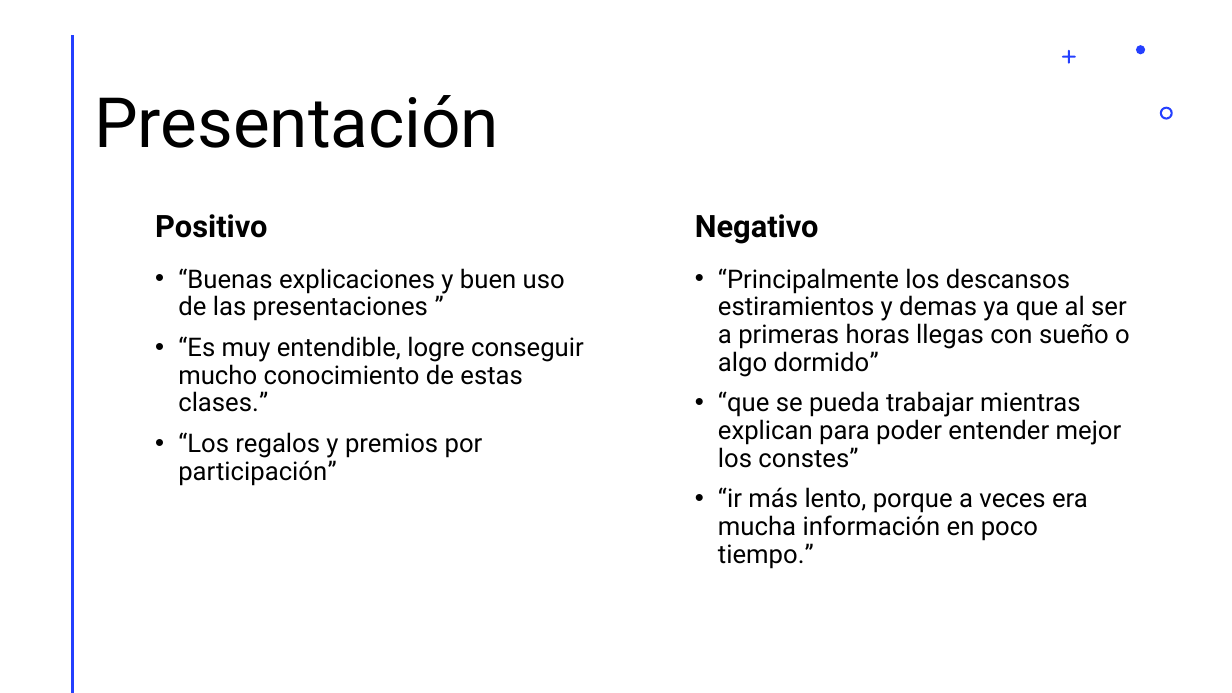
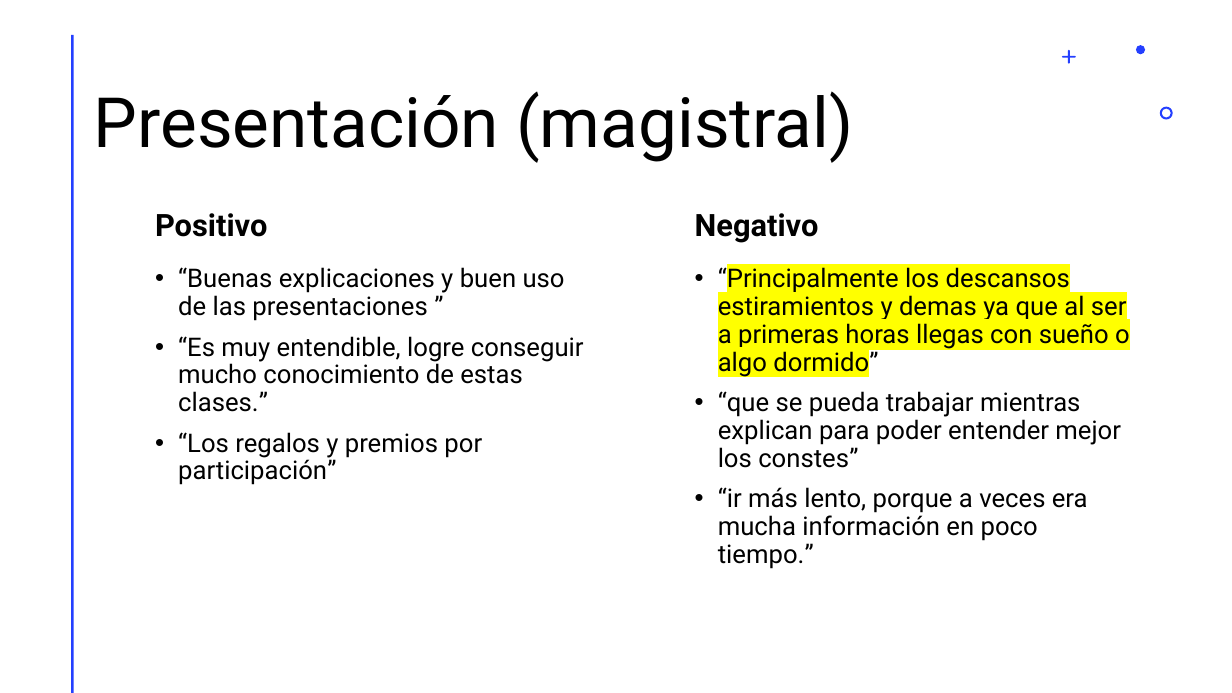
Before and after one commit to legadoTIC/DataAnalysis-2023, a slide deck: slide 4 of PRESENTATION/Ideas plasmadas en la encuesta.pptx. Drawn at 1232x693 pixels with LibreOffice and Linux fonts; fonts in the diff are those of the drawing. Boxes give left, top, right and bottom in pixels: in the first picture for what was removed or moved away, otherwise in the second. Text is boxed around its words. In the diff, an @@ line names an element or a change of style, - is before the commit and + after.

```diff
--- a/PRESENTATION/Ideas plasmadas en la encuesta.pptx
+++ b/PRESENTATION/Ideas plasmadas en la encuesta.pptx
@@ text at bbox=[94, 91, 853, 163]: text changed @@
-Presentación
+Presentación (magistral)
@@ text "“Principalmente los descansos estiramientos y ..." at bbox=[718, 264, 1130, 569]: highlight none to #FFFF00 in "“Principalmente los descansos estiramientos y demas ya ..." @@
```
Also in this commit, not shown: 6 other slides changed.
